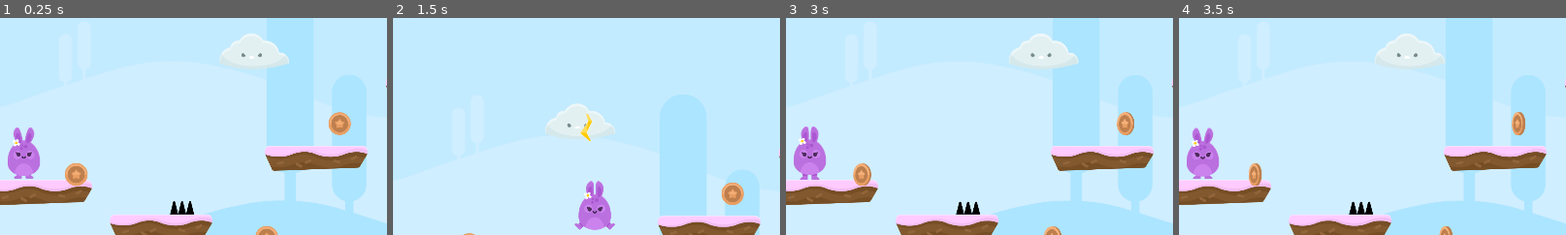
Above: before the commit, frames 1-4 (left to right).
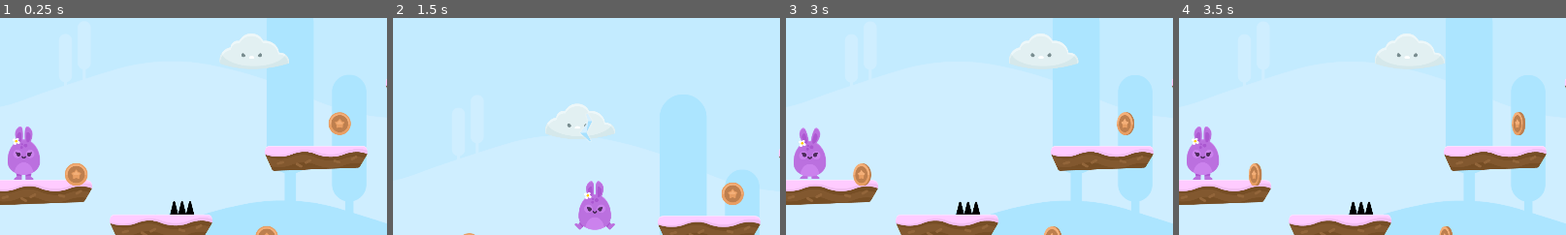
Above: after the commit, the same moments.

Repository: DiscoveringGodot/3_Hoppy_Days
Game: Godot game, scene res://Level 1.tscn
Two runs of this game, one before a commit and one after it. Both use one fixed random seed, a clock stepped at 60 frames per second and the inputs below.
Inputs:
- Up to frame 1 (0.25 s): no input
- Up to frame 2 (1.5 s): hold Up (ui_up) 0.53-1.28 s; hold Right (ui_right) from 0.53 s (still down); tap Up (ui_up) at 1.35 s
- Up to frame 3 (3 s): tap Up (ui_up) at 1.52, 1.82 s; release Right (ui_right) at 2.03 s; hold Left (ui_left) 2.03-2.75 s; hold Up (ui_up) 2.03-2.75 s; click "Again!" at 2.75 s
- Up to frame 4 (3.5 s): no input
The pictures show only the part of the screen within x 18-68%, y 19-69%; the shares and areas given below are measured in that part.

The runs differ from the first frame. In frame 1, 0.3% of the frame differs, in the area x 2-11%, y 50-75%; in frame 2, 0.1%; in frame 3, 0.4%; in frame 4, 0.4%.

Commit message:
Added jump and pain sound effecrs

Diff:
--- a/Level 1.tscn
+++ b/Level 1.tscn
@@ -52,6 +52,8 @@
 
 [node name="Coins" type="Node2D" parent="." index="3"]
 
+editor/display_folded = true
+
 [node name="Coin" parent="Coins" index="0" instance=ExtResource( 5 )]
 
 position = Vector2( 705.815, 360.76 )
--- a/NPCs/Lightning.tscn
+++ b/NPCs/Lightning.tscn
@@ -19,7 +19,7 @@
 radius = 24.4478
 height = 77.4797
 
-[node name="Lightning" type="Area2D" index="0"]
+[node name="Lightning" type="Area2D"]
 
 input_pickable = true
 gravity_vec = Vector2( 0, 1 )
@@ -37,6 +37,7 @@
 
 frames = SubResource( 1 )
 animation = "default"
+frame = 1
 playing = true
 
 [node name="CollisionShape2D" type="CollisionShape2D" parent="." index="1"]
--- a/Player.tscn
+++ b/Player.tscn
@@ -1,36 +1,38 @@
-[gd_scene load_steps=11 format=2]
+[gd_scene load_steps=13 format=2]
 
 [ext_resource path="res://scripts/Player.gd" type="Script" id=1]
-[ext_resource path="res://gfx/PNG/Players/bunny2_hurt.png" type="Texture" id=2]
-[ext_resource path="res://gfx/PNG/Players/bunny2_jump.png" type="Texture" id=3]
-[ext_resource path="res://gfx/PNG/Players/bunny2_walk1.png" type="Texture" id=4]
-[ext_resource path="res://gfx/PNG/Players/bunny2_walk2.png" type="Texture" id=5]
-[ext_resource path="res://gfx/PNG/Players/bunny2_ready.png" type="Texture" id=6]
-[ext_resource path="res://gfx/PNG/Players/bunny2_stand.png" type="Texture" id=7]
+[ext_resource path="res://gfx/PNG/Players/bunny2_ready.png" type="Texture" id=2]
+[ext_resource path="res://gfx/PNG/Players/bunny2_stand.png" type="Texture" id=3]
+[ext_resource path="res://gfx/PNG/Players/bunny2_hurt.png" type="Texture" id=4]
+[ext_resource path="res://gfx/PNG/Players/bunny2_jump.png" type="Texture" id=5]
+[ext_resource path="res://gfx/PNG/Players/bunny2_walk1.png" type="Texture" id=6]
+[ext_resource path="res://gfx/PNG/Players/bunny2_walk2.png" type="Texture" id=7]
 [ext_resource path="res://sound/coin_SFX.wav" type="AudioStream" id=8]
+[ext_resource path="res://sound/jump1.ogg" type="AudioStream" id=9]
+[ext_resource path="res://sound/lose5.ogg" type="AudioStream" id=10]
 
 [sub_resource type="SpriteFrames" id=1]
 
 animations = [ {
-"frames": [ ExtResource( 2 ) ],
+"frames": [ ExtResource( 2 ), ExtResource( 3 ) ],
+"loop": true,
+"name": "idle",
+"speed": 5.0
+}, {
+"frames": [ ExtResource( 4 ) ],
 "loop": true,
 "name": "hurt",
 "speed": 5.0
 }, {
-"frames": [ ExtResource( 3 ) ],
+"frames": [ ExtResource( 5 ) ],
 "loop": true,
 "name": "jump",
 "speed": 5.0
 }, {
-"frames": [ ExtResource( 4 ), ExtResource( 5 ) ],
+"frames": [ ExtResource( 6 ), ExtResource( 7 ) ],
 "loop": true,
 "name": "walk",
 "speed": 15.0
-}, {
-"frames": [ ExtResource( 6 ), ExtResource( 7 ) ],
-"loop": true,
-"name": "idle",
-"speed": 5.0
 } ]
 
 [sub_resource type="CapsuleShape2D" id=2]
@@ -52,7 +54,6 @@
 
 frames = SubResource( 1 )
 animation = "idle"
-frame = 1
 playing = true
 
 [node name="CollisionShape2D" type="CollisionShape2D" parent="." index="1"]
@@ -86,3 +87,19 @@
 exclude_parent = true
 cast_to = Vector2( 0, -100 )
 collision_mask = 3
+
+[node name="Jump_sfx" type="AudioStreamPlayer" parent="." index="5"]
+
+stream = ExtResource( 9 )
+volume_db = 0.0
+autoplay = false
+mix_target = 0
+bus = "Master"
+
+[node name="Pain_sfx" type="AudioStreamPlayer" parent="." index="6"]
+
+stream = ExtResource( 10 )
+volume_db = 0.0
+autoplay = false
+mix_target = 0
+bus = "Master"
--- a/scripts/Player.gd
+++ b/scripts/Player.gd
@@ -47,6 +47,8 @@
 	if is_on_floor() == true:
 		if Input.is_action_pressed("ui_up"):
 			motion.y = JUMP_HEIGHT
+			$Jump_sfx.play()
+
 
 func check_for_ground():
 	if not $CollisionRay.is_colliding():
@@ -65,7 +67,9 @@
 	if body == self:
 		motion.y = JUMP_HEIGHT
 		emit_signal("life_down")
+		$Pain_sfx.play()
 		lives -= 1
+
 	if lives < 0:
 			_end_game()
 
Not shown, added: sound/jump1.ogg.import
Not shown, added: sound/lose5.ogg.import
Not shown, added: sound/jump1.ogg
Not shown, added: sound/lose5.ogg
